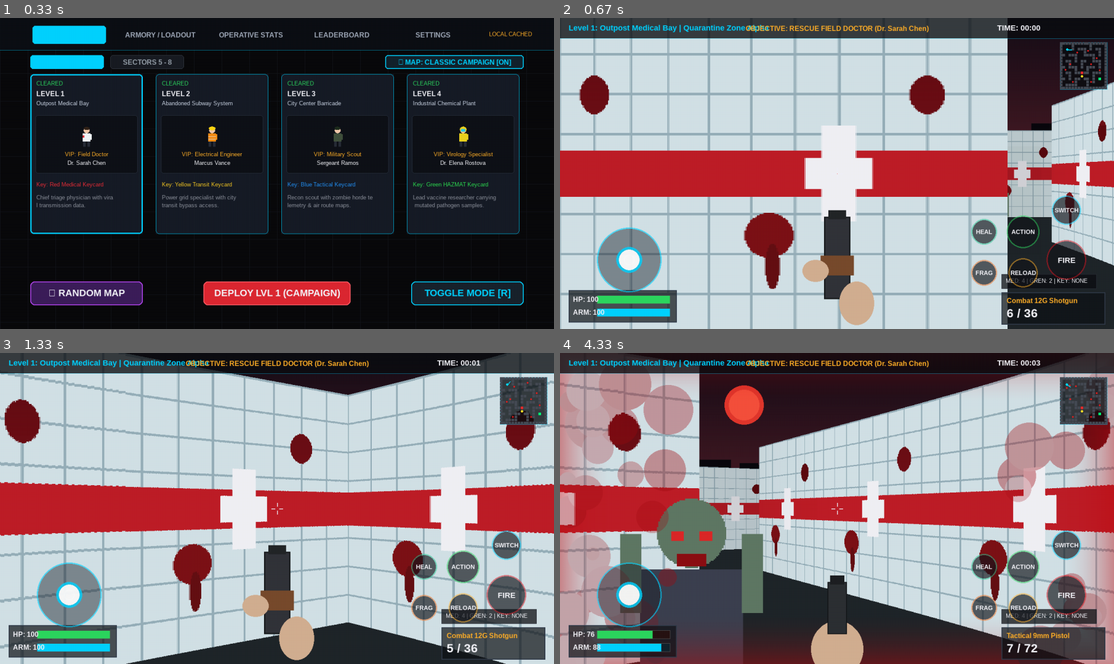
Above: before the commit, frames 1-4 (two rows, left to right).
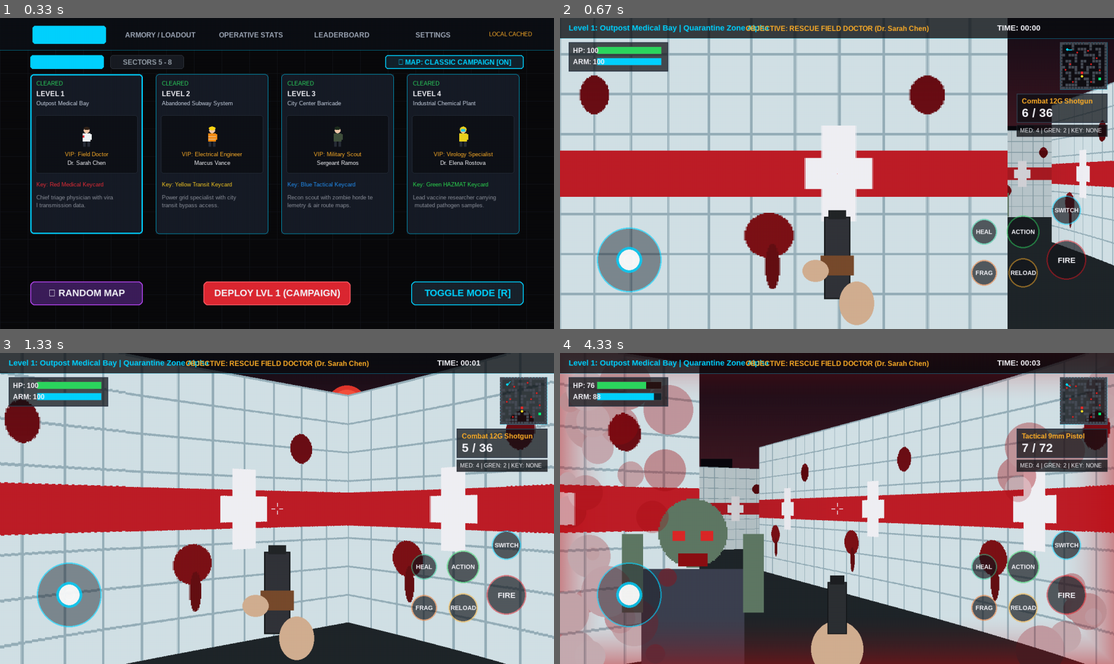
Above: after the commit, the same moments.

Repository: Adityakashid-mathionix/zoombi-game-
Game: pygame game, started from main.py
Same seed, same stepped clock (60 frames per second), same inputs: the game is played once before the commit and once after it.
Inputs (mouse positions are in pixels of both pictures, inside the frame that each line leads up to):
- Up to frame 1 (0.33 s): no input
- Up to frame 2 (0.67 s): tap Enter at 0.33 s
- Up to frame 3 (1.33 s): press the mouse at (443, 539) at 0.7 s; move the mouse to (376, 511) at 0.8 s; release the mouse at (315, 483) at 0.93 s; tap Space at 1 s
- Up to frame 4 (4.33 s): hold R 1.33-1.8 s; hold Right 1.33-1.8 s; move the mouse to (820, 455) at 1.37 s; tap Space at 1.4, 1.7, 1.9, 2.2, 2.4, 2.73, 3.03, 3.23, 3.53, 3.8, 4.13 s; hold Right 1.83-2.3 s; tap 1 at 1.98, 3.32 s; hold Up 2.33-2.63 s; hold Right 2.67-3.13 s; hold Left 3.17-3.7 s; hold Down 3.73-4.03 s; hold Left from 4.07 s (still down)

Frame 1 is identical in both runs. In frame 2, 6.4% of the frame differs, in the area x 1-99%, y 7-99%; in frame 3, 8.7%; in frame 4, 10%, in the area x 1-99%, y 7-100%.

Commit message:
Configure mobile APK automated build with GitHub Actions and Colab

Diff:
--- a/build_apk_colab.py
+++ b/build_apk_colab.py
@@ -1,31 +1,37 @@
 # ==============================================================================
-# Google Colab 1-Click APK Builder for Zombie Quarantine FPS Mobile Engine
+# Google Colab 1-Click APK Builder for Zombi Apploclips
 # ==============================================================================
-# 1. Open Google Colab: https://colab.research.google.com/
-# 2. Select: Runtime -> Change runtime type -> Python 3
-# 3. Create a code cell and paste the following commands:
+# Instructions:
+# 1. Open Google Colab in your browser: https://colab.research.google.com/
+# 2. Click "New Notebook"
+# 3. Copy and run the following code blocks:
 
-# Step 1: Install buildozer dependencies & JDK
+# --- Cell 1: Install Buildozer & System Dependencies ---
 !sudo apt-get update -qq
 !sudo apt-get install -y -qq git zip unzip autoconf libtool pkg-config zlib1g-dev libncurses5-dev libncursesw5-dev libtinfo5 cmake libffi-dev libssl-dev build-essential ccache openjdk-17-jdk
-
-# Step 2: Install buildozer & cython
 !pip install --upgrade Cython==0.29.36 buildozer python-for-android
 
-# Step 3: Clone or upload your game repository
-# !git clone <YOUR_GITHUB_REPO_URL> game
-# %cd game
+# --- Cell 2: Upload the Game Source Zip ---
+# Upload "Zombi_Apploclips_Source_For_APK.zip" from your computer:
+from google.colab import files
+import os
 
-# Step 4: Build Android APK
+if not os.path.exists("main.py"):
+    uploaded = files.upload()
+    for filename in uploaded.keys():
+        if filename.endswith(".zip"):
+            !unzip -o "$filename"
+
+# --- Cell 3: Build the Android APK ---
 !buildozer -v android debug
 
-# Step 5: Download the generated APK directly from Google Colab
+# --- Cell 4: Automatic Download of the Compiled APK ---
+import glob
 from google.colab import files
-import glob
 
 apk_files = glob.glob("bin/*.apk")
 if apk_files:
-    print(f"Generated APK: {apk_files[0]}")
+    print(f"Build successful! Downloading APK: {apk_files[0]}")
     files.download(apk_files[0])
 else:
-    print("Build did not produce an APK file. Check the log output above.")
+    print("No APK found in bin/. Check the build logs above.")
--- a/engine/asset_manager.py
+++ b/engine/asset_manager.py
@@ -5,7 +5,11 @@
 import os
 import math
 import random
-from PIL import Image, ImageDraw
+try:
+    from PIL import Image, ImageDraw
+except ImportError:
+    Image = None
+    ImageDraw = None
 import pygame as pg
 from engine.settings import RES, WIDTH, HEIGHT, HALF_WIDTH, HALF_HEIGHT, TEXTURE_SIZE, HALF_TEXTURE_SIZE
 
@@ -599,40 +603,42 @@
         tex_dir = "assets/textures"
         os.makedirs(tex_dir, exist_ok=True)
 
-        # Build walls
-        AssetGenerator.create_wall_medical(os.path.join(tex_dir, "wall_medical.png"))
-        AssetGenerator.create_wall_subway(os.path.join(tex_dir, "wall_subway.png"))
-        AssetGenerator.create_wall_barricade(os.path.join(tex_dir, "wall_barricade.png"))
-        AssetGenerator.create_wall_chemical(os.path.join(tex_dir, "wall_chemical.png"))
-        AssetGenerator.create_wall_lab(os.path.join(tex_dir, "wall_lab.png"))
-        AssetGenerator.create_wall_greenhouse(os.path.join(tex_dir, "wall_greenhouse.png"))
-        AssetGenerator.create_wall_catacombs(os.path.join(tex_dir, "wall_catacombs.png"))
-        AssetGenerator.create_wall_airbase(os.path.join(tex_dir, "wall_airbase.png"))
-
-        # Build door textures (8 levels)
-        kc_colors = {
-            1: (230, 45, 55),
-            2: (245, 200, 35),
-            3: (35, 145, 245),
-            4: (45, 220, 80),
-            5: (190, 60, 245),
-            6: (255, 130, 25),
-            7: (220, 25, 45),
-            8: (245, 215, 30),
-        }
-        for lvl_id, col in kc_colors.items():
-            AssetGenerator.create_wall_door(os.path.join(tex_dir, f"door_level_{lvl_id}.png"), col)
-        AssetGenerator.create_wall_extraction(os.path.join(tex_dir, "wall_extraction.png"))
-
-        # Sky and overlays
-        AssetGenerator.create_sky(os.path.join(tex_dir, "sky.png"))
-        AssetGenerator.create_blood_screen(os.path.join(tex_dir, "blood_screen.png"))
-
-        # Sprites
-        AssetGenerator.create_zombie_sprites("assets/sprites/zombies")
-        AssetGenerator.create_survivor_sprites("assets/sprites/survivors")
-        AssetGenerator.create_weapon_viewmodels("assets/sprites/weapons")
-        AssetGenerator.create_pickups_and_ui("assets/sprites/pickups", "assets/ui")
+        # Only generate procedural assets if missing and PIL is available
+        if Image is not None and not os.path.exists(os.path.join(tex_dir, "wall_medical.png")):
+            # Build walls
+            AssetGenerator.create_wall_medical(os.path.join(tex_dir, "wall_medical.png"))
+            AssetGenerator.create_wall_subway(os.path.join(tex_dir, "wall_subway.png"))
+            AssetGenerator.create_wall_barricade(os.path.join(tex_dir, "wall_barricade.png"))
+            AssetGenerator.create_wall_chemical(os.path.join(tex_dir, "wall_chemical.png"))
+            AssetGenerator.create_wall_lab(os.path.join(tex_dir, "wall_lab.png"))
+            AssetGenerator.create_wall_greenhouse(os.path.join(tex_dir, "wall_greenhouse.png"))
+            AssetGenerator.create_wall_catacombs(os.path.join(tex_dir, "wall_catacombs.png"))
+            AssetGenerator.create_wall_airbase(os.path.join(tex_dir, "wall_airbase.png"))
+
+            # Build door textures (8 levels)
+            kc_colors = {
+                1: (230, 45, 55),
+                2: (245, 200, 35),
+                3: (35, 145, 245),
+                4: (45, 220, 80),
+                5: (190, 60, 245),
+                6: (255, 130, 25),
+                7: (220, 25, 45),
+                8: (245, 215, 30),
+            }
+            for lvl_id, col in kc_colors.items():
+                AssetGenerator.create_wall_door(os.path.join(tex_dir, f"door_level_{lvl_id}.png"), col)
+            AssetGenerator.create_wall_extraction(os.path.join(tex_dir, "wall_extraction.png"))
+
+            # Sky and overlays
+            AssetGenerator.create_sky(os.path.join(tex_dir, "sky.png"))
+            AssetGenerator.create_blood_screen(os.path.join(tex_dir, "blood_screen.png"))
+
+            # Sprites
+            AssetGenerator.create_zombie_sprites("assets/sprites/zombies")
+            AssetGenerator.create_survivor_sprites("assets/sprites/survivors")
+            AssetGenerator.create_weapon_viewmodels("assets/sprites/weapons")
+            AssetGenerator.create_pickups_and_ui("assets/sprites/pickups", "assets/ui")
 
         # Now load into Pygame surfaces
         self.load_surfaces()
--- a/engine/map_engine.py
+++ b/engine/map_engine.py
@@ -465,7 +465,10 @@
 
     def is_wall(self, x, y):
         """Check if grid coordinate contains a solid obstacle or locked door."""
-        tile = (int(x), int(y))
+        ix, iy = int(x), int(y)
+        if ix < 0 or ix >= self.cols or iy < 0 or iy >= self.rows:
+            return True
+        tile = (ix, iy)
         if tile in self.door_positions:
             # If door is open, it does not block
             return not self.door_positions[tile]["open"]
--- a/engine/npcs.py
+++ b/engine/npcs.py
@@ -39,15 +39,16 @@
         self.dist = math.hypot(dx, dy)
         self.norm_dist = self.dist * math.cos(delta)
 
-        if self.norm_dist > 0.35 and abs(delta) < (math.pi / 2.2):
+        if self.norm_dist > 0.08 and abs(delta) < (math.pi / 2.0):
             delta_rays = delta / DELTA_ANGLE
             self.screen_x = (HALF_NUM_RAYS + delta_rays) * SCALE
 
             proj = (SCREEN_DIST / (self.norm_dist + 0.0001)) * self.scale
-            proj_w = int(proj)
-            proj_h = int(proj)
-
-            if proj_w <= 0 or proj_h <= 0 or not self.current_surface:
+            proj = min(HEIGHT * 3, proj)
+            proj_w = max(1, int(proj))
+            proj_h = max(1, int(proj))
+
+            if not self.current_surface:
                 return None
 
             scaled_img = pg.transform.scale(self.current_surface, (proj_w, proj_h))
@@ -55,9 +56,8 @@
             # Apply distance shading
             if self.norm_dist > 3.0:
                 dark_factor = min(0.65, (self.norm_dist - 3.0) / 18.0)
-                dark_surf = pg.Surface((proj_w, proj_h)).convert_alpha()
-                dark_surf.fill((0, 0, 0, int(dark_factor * 220)))
-                scaled_img.blit(dark_surf, (0, 0))
+                shade = int(255 * (1.0 - dark_factor))
+                scaled_img.fill((shade, shade, shade), special_flags=pg.BLEND_MULT)
 
             pos_x = int(self.screen_x - proj_w // 2)
             pos_y = int(HALF_HEIGHT - proj_h // 2 + proj_h * self.height_shift)
--- a/engine/object_renderer.py
+++ b/engine/object_renderer.py
@@ -2,6 +2,7 @@
 Object Renderer: 3D world scene compositor, parallax sky, ceiling/floor fills,
 sorted sprite blitting, and post-processing damage flash.
 """
+import math
 import pygame as pg
 from engine.settings import (
     WIDTH, HEIGHT, HALF_WIDTH, HALF_HEIGHT, COLOR_FLOOR, COLOR_CEILING
@@ -23,15 +24,14 @@
         self.flash_alpha = intensity
 
     def draw_background(self):
-        # Parallax skybox
+        # Parallax skybox synchronized with player orientation
         sky_img = self.game.asset_manager.sky_texture
-        self.sky_offset = (self.sky_offset + 3.8 * self.game.player.rel) % WIDTH
-        self.screen.blit(sky_img, (-self.sky_offset, 0))
-        self.screen.blit(sky_img, (-self.sky_offset + WIDTH, 0))
+        sky_x = -int((self.game.player.angle / math.tau) * WIDTH * 2) % WIDTH
+        self.screen.blit(sky_img, (sky_x - WIDTH, 0))
+        self.screen.blit(sky_img, (sky_x, 0))
+        self.screen.blit(sky_img, (sky_x + WIDTH, 0))
 
-        # Ceiling fill (upper half)
-        ceil_col = self.game.level_map.meta.get("ceiling_color", COLOR_CEILING)
-        # Note: sky fills upper half, but floor fills lower half
+        # Floor fill (lower half)
         floor_col = self.game.level_map.meta.get("floor_color", COLOR_FLOOR)
         pg.draw.rect(self.screen, floor_col, (0, HALF_HEIGHT, WIDTH, HALF_HEIGHT))
 
--- a/engine/pathfinding.py
+++ b/engine/pathfinding.py
@@ -62,4 +62,4 @@
         step = goal
         while visited.get(step) and visited[step] != start:
             step = visited[step]
-        return step if step != goal else start
+        return step
--- a/engine/player.py
+++ b/engine/player.py
@@ -162,14 +162,19 @@
             dx += kb_dx
             dy += kb_dy
 
-        # Check collision with walls (sliding physics)
+        # Check collision with walls (sliding physics with corner buffer protection)
         buffer = 0.28
-        check_x = self.x + (buffer if dx > 0 else -buffer)
-        check_y = self.y + (buffer if dy > 0 else -buffer)
-
-        if not self.game.level_map.is_wall(check_x + dx, self.y):
+        check_x = self.x + (buffer if dx > 0 else -buffer) + dx
+        check_y = self.y + (buffer if dy > 0 else -buffer) + dy
+
+        # Verify X movement without corner clipping
+        if (not self.game.level_map.is_wall(check_x, self.y - buffer) and
+                not self.game.level_map.is_wall(check_x, self.y + buffer)):
             self.x += dx
-        if not self.game.level_map.is_wall(self.x, check_y + dy):
+
+        # Verify Y movement without corner clipping
+        if (not self.game.level_map.is_wall(self.x - buffer, check_y) and
+                not self.game.level_map.is_wall(self.x + buffer, check_y)):
             self.y += dy
 
         # Rotation from Touch Panning or Mouse or Keyboard Arrows
@@ -181,9 +186,14 @@
         if keys[pg.K_RIGHT]:
             rot_delta += PLAYER_ROT_SPEED * dt
 
-        # Desktop mouse relative
+        # Desktop mouse relative with edge recentering and delta clamping
         if self.game.mouse_look_enabled:
+            mx, my = pg.mouse.get_pos()
+            if mx < 100 or mx > WIDTH - 100 or my < 100 or my > HEIGHT - 100:
+                pg.mouse.set_pos([HALF_WIDTH, HALF_HEIGHT])
+                pg.mouse.get_rel()  # discard recenter delta
             mouse_rel = pg.mouse.get_rel()[0]
+            mouse_rel = max(-100, min(100, mouse_rel))
             rot_delta += mouse_rel * MOUSE_SENSITIVITY
 
         self.rel = rot_delta
--- a/engine/raycasting.py
+++ b/engine/raycasting.py
@@ -34,10 +34,12 @@
             sub_x = int(offset * (TEXTURE_SIZE - SCALE))
             sub_x = max(0, min(TEXTURE_SIZE - SCALE, sub_x))
 
+            proj_h = max(1, int(proj_height))
+
             if proj_height < HEIGHT:
                 wall_column = texture.subsurface(sub_x, 0, SCALE, TEXTURE_SIZE)
-                wall_column = pg.transform.scale(wall_column, (SCALE, int(proj_height)))
-                wall_pos = (ray * SCALE, HALF_HEIGHT - int(proj_height) // 2)
+                wall_column = pg.transform.scale(wall_column, (SCALE, proj_h))
+                wall_pos = (ray * SCALE, HALF_HEIGHT - proj_h // 2)
             else:
                 tex_h = int(TEXTURE_SIZE * HEIGHT / proj_height)
                 tex_h = max(1, min(TEXTURE_SIZE, tex_h))
@@ -47,12 +49,11 @@
                 wall_column = pg.transform.scale(wall_column, (SCALE, HEIGHT))
                 wall_pos = (ray * SCALE, 0)
 
-            # Atmospheric distance fog shading
+            # Atmospheric distance fog shading (in-place multiplication for maximum performance)
             if depth > 3.0:
                 dark_factor = min(0.70, (depth - 3.0) / (MAX_DEPTH - 3.0))
-                dark_surf = pg.Surface(wall_column.get_size()).convert_alpha()
-                dark_surf.fill((0, 0, 0, int(dark_factor * 230)))
-                wall_column.blit(dark_surf, (0, 0))
+                shade = int(255 * (1.0 - dark_factor))
+                wall_column.fill((shade, shade, shade), special_flags=pg.BLEND_MULT)
 
             self.objects_to_render.append((depth, wall_column, wall_pos))
 
--- a/engine/touch_controls.py
+++ b/engine/touch_controls.py
@@ -225,10 +225,11 @@
                 self.trigger_button_action(btn.action_id)
                 return
 
-        # 3. Touch-look area on right half of screen
+        # 3. Touch-look area on right half of screen (only for touch or when mouse-look is off)
         if x > WIDTH // 2 and self.look_finger_id is None:
-            self.look_finger_id = fid
-            self.last_look_x = x
+            if fid != "mouse" or not self.game.mouse_look_enabled:
+                self.look_finger_id = fid
+                self.last_look_x = x
 
     def process_touch_motion(self, x, y, fid):
         if self.joystick.handle_touch_motion(x, y, fid):
--- a/engine/weapons.py
+++ b/engine/weapons.py
@@ -171,6 +171,7 @@
         self.is_firing = True
         self.anim_frame = 1  # Muzzle flash frame
         self.anim_timer = 90  # Duration of flash frame in ms
+        self.game.player.shots_fired += 1
 
         # Play weapon audio
         if self.current_weapon_key == "pistol":
@@ -229,12 +230,13 @@
                         hit_npc = npc
 
         if hit_npc:
+            self.game.player.shots_hit += 1
             hit_npc.take_damage(damage)
 
     def check_wall_between(self, x1, y1, x2, y2):
         """Step along ray to check if wall obstructs line of sight."""
         dist = math.hypot(x2 - x1, y2 - y1)
-        steps = int(dist * 5)
+        steps = max(2, int(dist * 6))
         for i in range(1, steps):
             t = i / steps
             cx = x1 + (x2 - x1) * t
--- a/main.py
+++ b/main.py
@@ -27,7 +27,7 @@
 class Game:
     def __init__(self):
         pg.init()
-        pg.display.set_caption("Zombie Quarantine FPS - Operation Breakout")
+        pg.display.set_caption("Zombi Apploclips")
         self.screen = pg.display.set_mode(RES)
         self.clock = pg.time.Clock()
         self.delta_time = 1.0
@@ -90,6 +90,8 @@
     def trigger_level_victory(self):
         """Called upon reaching extraction with survivor rescued."""
         self.state = "VICTORY"
+        self.mouse_look_enabled = False
+        pg.mouse.set_visible(True)
         lvl_id = self.level_map.level_id
         meta = self.level_map.meta
         user_id = self.firebase_service.cache["user_id"]
@@ -108,10 +110,13 @@
 
     def trigger_game_over(self):
         self.state = "GAME_OVER"
+        self.mouse_look_enabled = False
+        pg.mouse.set_visible(True)
 
     def return_to_lobby(self):
         self.state = "LOBBY"
         self.mouse_look_enabled = False
+        pg.mouse.set_visible(True)
 
     def handle_events(self):
         for event in pg.event.get():
@@ -134,6 +139,9 @@
                 if event.key in (pg.K_m, pg.K_TAB) and self.state == "GAMEPLAY":
                     self.mouse_look_enabled = not self.mouse_look_enabled
                     pg.mouse.set_visible(not self.mouse_look_enabled)
+                    if self.mouse_look_enabled:
+                        pg.mouse.set_pos([HALF_WIDTH, HALF_HEIGHT])
+                        pg.mouse.get_rel()  # flush residual delta
 
                 # Quick desktop weapon shortcuts
                 if self.state == "GAMEPLAY":
@@ -156,6 +164,14 @@
                     elif event.key == pg.K_SPACE:
                         self.weapon_manager.shoot()
 
+                # Modal keyboard progression
+                elif self.state == "VICTORY":
+                    if event.key in (pg.K_RETURN, pg.K_SPACE):
+                        self.debriefing_modal.handle_click((WIDTH - 700) // 2 + 100, (HEIGHT - 520) // 2 + 520 - 50)
+                elif self.state == "GAME_OVER":
+                    if event.key in (pg.K_RETURN, pg.K_SPACE, pg.K_r):
+                        self.game_over_modal.handle_click(WIDTH // 2 - 120, HEIGHT // 2 + 65)
+
             # Mouse / touch desktop firing
             if event.type == pg.MOUSEBUTTONDOWN and self.state == "GAMEPLAY":
                 if event.button == 1 and self.mouse_look_enabled:
@@ -249,4 +265,10 @@
             game.start_mission(4)
         elif arg in ("5", "level5"):
             game.start_mission(5)
+        elif arg in ("6", "level6"):
+            game.start_mission(6)
+        elif arg in ("7", "level7"):
+            game.start_mission(7)
+        elif arg in ("8", "level8"):
+            game.start_mission(8)
     game.run()
--- a/supabase_local_cache.json
+++ b/supabase_local_cache.json
@@ -32,6 +32,30 @@
         "clear_time_seconds": 0.0,
         "zombies_killed": 1,
         "timestamp": 1791730523
+      },
+      {
+        "user_id": "anon_c5bdfa01",
+        "username": "Operative_Vance",
+        "level_id": 1,
+        "clear_time_seconds": 0.0,
+        "zombies_killed": 1,
+        "timestamp": 1791814583
+      },
+      {
+        "user_id": "anon_c5bdfa01",
+        "username": "Operative_Vance",
+        "level_id": 1,
+        "clear_time_seconds": 0.0,
+        "zombies_killed": 1,
+        "timestamp": 1791815953
+      },
+      {
+        "user_id": "anon_c5bdfa01",
+        "username": "Operative_Vance",
+        "level_id": 1,
+        "clear_time_seconds": 0.0,
+        "zombies_killed": 1,
+        "timestamp": 1791818136
       },
       {
         "username": "GhostOperative",
@@ -140,6 +164,39 @@
         "zombies_killed": 1,
         "timestamp": 1791730523
       }
+    },
+    {
+      "endpoint": "level_leaderboards",
+      "payload": {
+        "user_id": "anon_c5bdfa01",
+        "username": "Operative_Vance",
+        "level_id": 1,
+        "clear_time_seconds": 0.0,
+        "zombies_killed": 1,
+        "timestamp": 1791814583
+      }
+    },
+    {
+      "endpoint": "level_leaderboards",
+      "payload": {
+        "user_id": "anon_c5bdfa01",
+        "username": "Operative_Vance",
+        "level_id": 1,
+        "clear_time_seconds": 0.0,
+        "zombies_killed": 1,
+        "timestamp": 1791815953
+      }
+    },
+    {
+      "endpoint": "level_leaderboards",
+      "payload": {
+        "user_id": "anon_c5bdfa01",
+        "username": "Operative_Vance",
+        "level_id": 1,
+        "clear_time_seconds": 0.0,
+        "zombies_killed": 1,
+        "timestamp": 1791818136
+      }
     }
   ]
 }
--- a/ui/hud.py
+++ b/ui/hud.py
@@ -79,58 +79,58 @@
         screen.blit(time_surf, (WIDTH - 270, 12))
 
     def draw_vitals(self, screen):
-        # Health & Armor Gauges (Lower Left)
+        # Health & Armor Gauges (Top Left, below title banner, avoiding virtual joystick)
         base_x = 20
-        base_y = HEIGHT - 90
+        base_y = 56
 
         # Background box
-        box_surf = pg.Surface((250, 75), pg.SRCALPHA)
-        box_surf.fill((15, 18, 22, 180))
-        pg.draw.rect(box_surf, (50, 60, 75), (0, 0, 250, 75), 2)
+        box_surf = pg.Surface((230, 68), pg.SRCALPHA)
+        box_surf.fill((15, 18, 22, 185))
+        pg.draw.rect(box_surf, (50, 60, 75), (0, 0, 230, 68), 2)
         screen.blit(box_surf, (base_x, base_y))
 
         # Health bar
         hp = max(0, min(100, self.game.player.health))
         hp_col = COLOR_GREEN if hp > 50 else COLOR_AMBER if hp > 25 else COLOR_BLOOD
-        pg.draw.rect(screen, (40, 20, 20), (base_x + 65, base_y + 12, 170, 20))
-        pg.draw.rect(screen, hp_col, (base_x + 65, base_y + 12, int(1.7 * hp), 20))
-        pg.draw.rect(screen, (80, 80, 80), (base_x + 65, base_y + 12, 170, 20), 1)
+        pg.draw.rect(screen, (40, 20, 20), (base_x + 65, base_y + 10, 150, 18))
+        pg.draw.rect(screen, hp_col, (base_x + 65, base_y + 10, int(1.5 * hp), 18))
+        pg.draw.rect(screen, (80, 80, 80), (base_x + 65, base_y + 10, 150, 18), 1)
 
         hp_label = self.font_hud.render(f"HP: {hp}", True, COLOR_WHITE)
-        screen.blit(hp_label, (base_x + 10, base_y + 12))
+        screen.blit(hp_label, (base_x + 10, base_y + 10))
 
         # Armor bar
         armor = max(0, min(100, self.game.player.armor))
-        pg.draw.rect(screen, (20, 35, 45), (base_x + 65, base_y + 42, 170, 20))
-        pg.draw.rect(screen, COLOR_CYAN, (base_x + 65, base_y + 42, int(1.7 * armor), 20))
-        pg.draw.rect(screen, (80, 80, 80), (base_x + 65, base_y + 42, 170, 20), 1)
+        pg.draw.rect(screen, (20, 35, 45), (base_x + 65, base_y + 36, 150, 18))
+        pg.draw.rect(screen, COLOR_CYAN, (base_x + 65, base_y + 36, int(1.5 * armor), 18))
+        pg.draw.rect(screen, (80, 80, 80), (base_x + 65, base_y + 36, 150, 18), 1)
 
         armor_label = self.font_hud.render(f"ARM: {armor}", True, COLOR_WHITE)
-        screen.blit(armor_label, (base_x + 10, base_y + 42))
+        screen.blit(armor_label, (base_x + 10, base_y + 36))
 
         # Adrenaline active indicator
         if self.game.player.adrenaline_active:
             ad_surf = self.font_small.render("STIM ACTIVE (+45% SPD)", True, (0, 240, 255))
-            screen.blit(ad_surf, (base_x + 10, base_y - 22))
+            screen.blit(ad_surf, (base_x + 10, base_y + 74))
 
     def draw_ammo_and_tactical(self, screen):
-        # Ammo counter & Weapon name (Lower Right)
+        # Ammo counter & Weapon name (Under minimap on Top-Right, avoiding touch action buttons)
         wm = self.game.weapon_manager
         cur_weapon = wm.current_weapon_key
         clip, reserve = wm.ammo_state[cur_weapon]
         cfg = wm.current_config
 
-        box_x = WIDTH - 260
-        box_y = HEIGHT - 85
-
-        box_surf = pg.Surface((240, 75), pg.SRCALPHA)
-        box_surf.fill((15, 18, 22, 180))
-        pg.draw.rect(box_surf, (50, 60, 75), (0, 0, 240, 75), 2)
+        box_x = WIDTH - 225
+        box_y = 175
+
+        box_surf = pg.Surface((210, 68), pg.SRCALPHA)
+        box_surf.fill((15, 18, 22, 185))
+        pg.draw.rect(box_surf, (50, 60, 75), (0, 0, 210, 68), 2)
         screen.blit(box_surf, (box_x, box_y))
 
         # Weapon Name
         name_surf = self.font_hud.render(cfg["name"], True, COLOR_AMBER)
-        screen.blit(name_surf, (box_x + 12, box_y + 10))
+        screen.blit(name_surf, (box_x + 12, box_y + 8))
 
         # Ammo digits
         if wm.is_reloading:
@@ -141,20 +141,20 @@
             ammo_col = COLOR_WHITE if clip > 2 else COLOR_BLOOD
 
         ammo_surf = self.font_large.render(ammo_str, True, ammo_col)
-        screen.blit(ammo_surf, (box_x + 12, box_y + 32))
+        screen.blit(ammo_surf, (box_x + 12, box_y + 28))
 
         # Tactical Equipment Counts (Frag Grenades, Medkits, Keycards)
         inv = wm.inventory
-        tact_surf = pg.Surface((220, 34), pg.SRCALPHA)
-        tact_surf.fill((12, 14, 18, 190))
-        pg.draw.rect(tact_surf, (40, 45, 55), (0, 0, 220, 34), 1)
-        screen.blit(tact_surf, (box_x, box_y - 42))
-
-        # Badges list
+        tact_surf = pg.Surface((210, 28), pg.SRCALPHA)
+        tact_surf.fill((12, 14, 18, 195))
+        pg.draw.rect(tact_surf, (40, 45, 55), (0, 0, 210, 28), 1)
+        screen.blit(tact_surf, (box_x, box_y + 72))
+
+        # Cards and equipment list
         cards_str = ",".join(k.upper() for k in inv["keycards"]) if inv["keycards"] else "NONE"
         tact_text = f"MED: {inv['medkit']} | GREN: {inv['grenade']} | KEY: {cards_str}"
         tact_label = self.font_small.render(tact_text, True, COLOR_WHITE)
-        screen.blit(tact_label, (box_x + 10, box_y - 34))
+        screen.blit(tact_label, (box_x + 8, box_y + 78))
 
     def draw_minimap(self, screen):
         # Minimap radar on Top-Right
Binary file changed: assets/textures/sky.png
Binary file added: assets/ui/icon.png
Not shown, changed: firebase_local_cache.json
Binary file added: webapp/icon.png
Not shown, added: webapp/manifest.json
Not shown, changed: .github/workflows/build-apk.yml
Not shown, changed: .gitignore
Not shown, changed: buildozer.spec
Not shown, added: index.html
Not shown, added: launch_game.bat
Not shown, added: launch_reference_doom.bat
Not shown, added: launch_web.bat
(and 5 more such lines)
